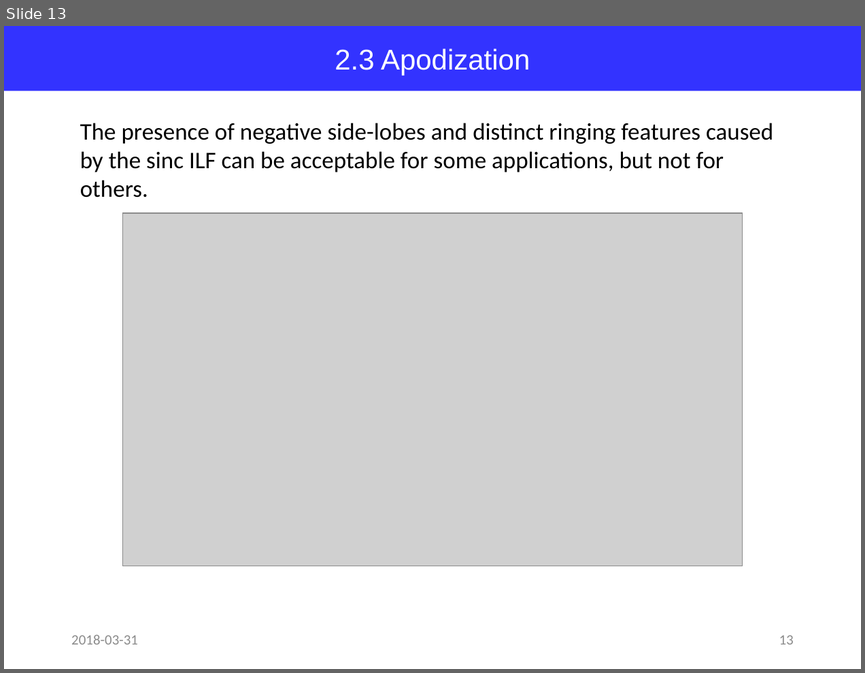
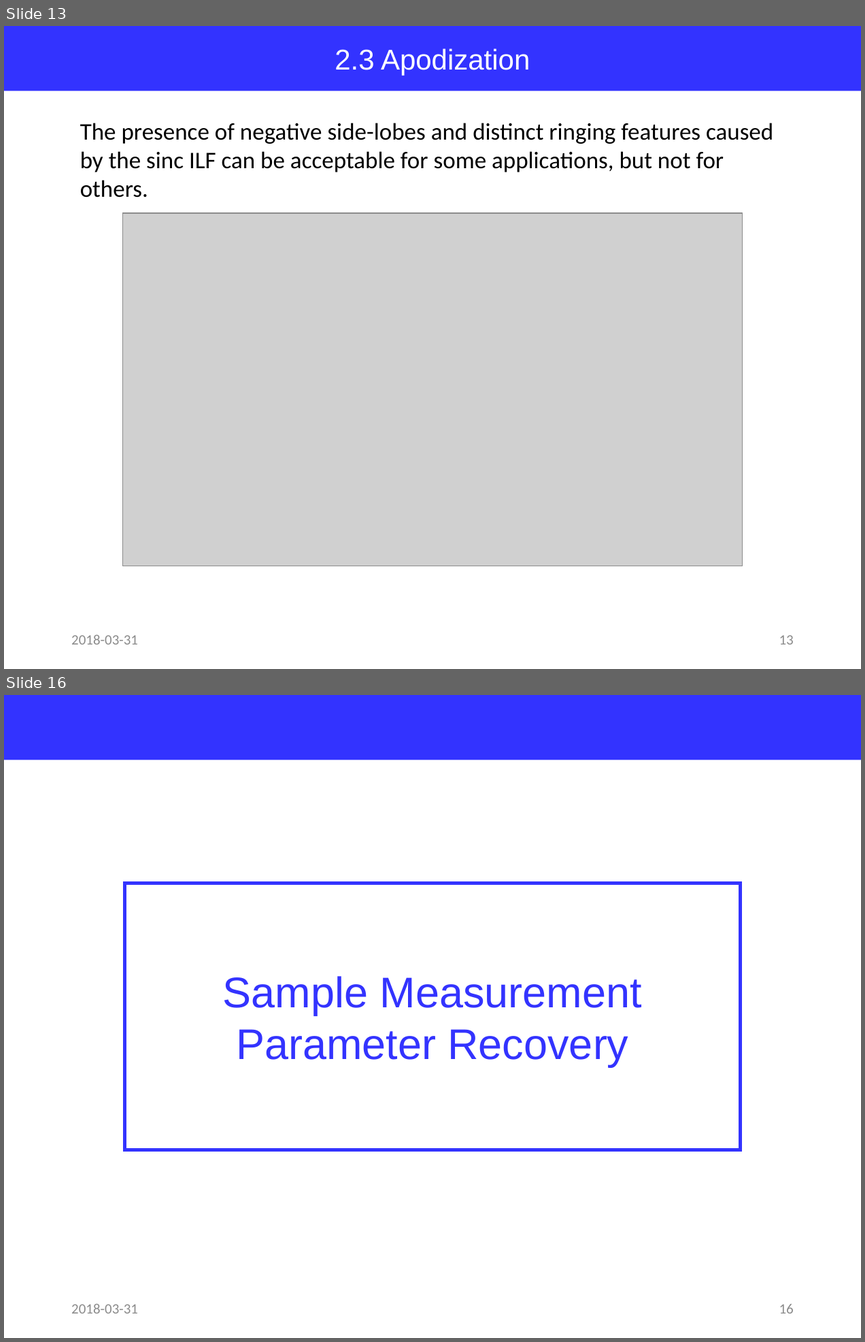
Before and after one commit to jglee96/NBTP_Lab, a slide deck: Terahertz Metrology/Ch5/Terahertz Metrology_Ch5.pptx. Shown one above the other, each under a label of ours: slide 13 before the commit, slides 13 and 16 after it; the slides between them are not shown. The pictures are 865x673 and 865x1342 pixels, drawn with LibreOffice and Linux fonts; fonts in the diff are those of the drawing; grey boxes stand for pictures. Boxes give left, top, right and bottom in pixels: in the first picture for what was removed or moved away, otherwise in the second. Text is boxed around its words. In the diff, an @@ line names an element or a change of style, - is before the commit and + after.

```diff
--- a/Terahertz Metrology/Ch5/Terahertz Metrology_Ch5.pptx
+++ b/Terahertz Metrology/Ch5/Terahertz Metrology_Ch5.pptx
@@ slide 16 added at [4, 695, 861, 1338], background #FFFFFF @@
@@ rectangle added at [4, 695, 861, 760], fill #3333FF @@
@@ rectangle added at [125, 883, 741, 1150], outline #3333FF 3 pt, 36 pt, text #3333FF @@
+Sample Measurement
+Parameter Recovery
@@ text added at [71, 1304, 138, 1313], 12 pt, text #8C8C8C @@
+2018-03-31
@@ page number added at [779, 1304, 793, 1313], 12 pt, text #8C8C8C @@
+16
```
Also in this commit, not shown: 13 slides changed, 3 other slides added, 1 other file.
